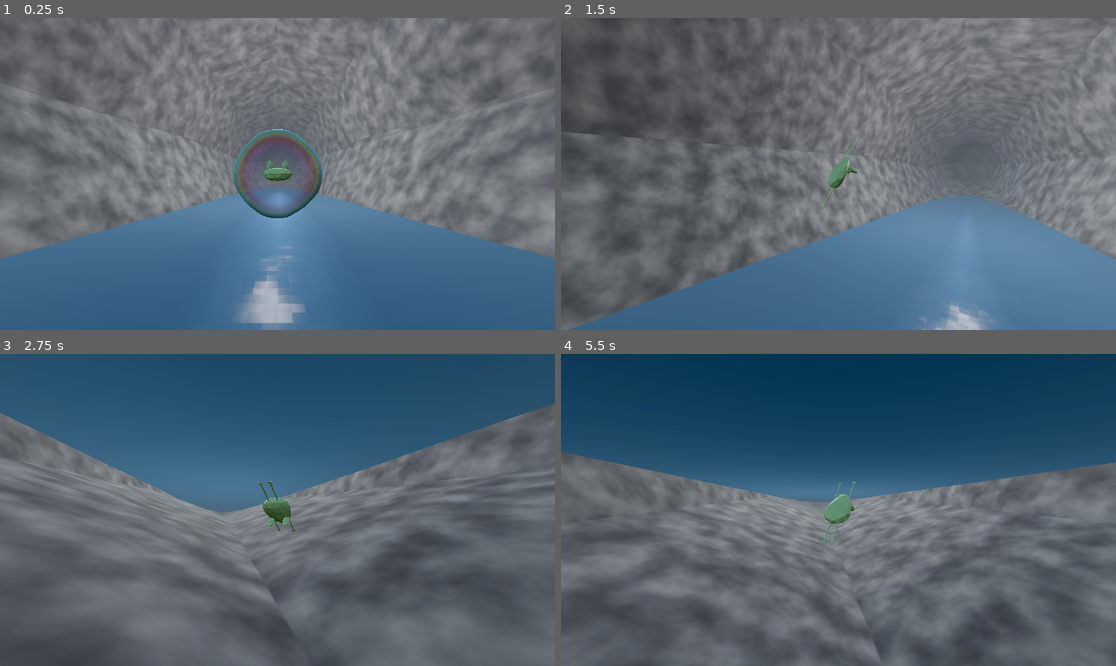
Above: before the commit, frames 1-4 (two rows, left to right).
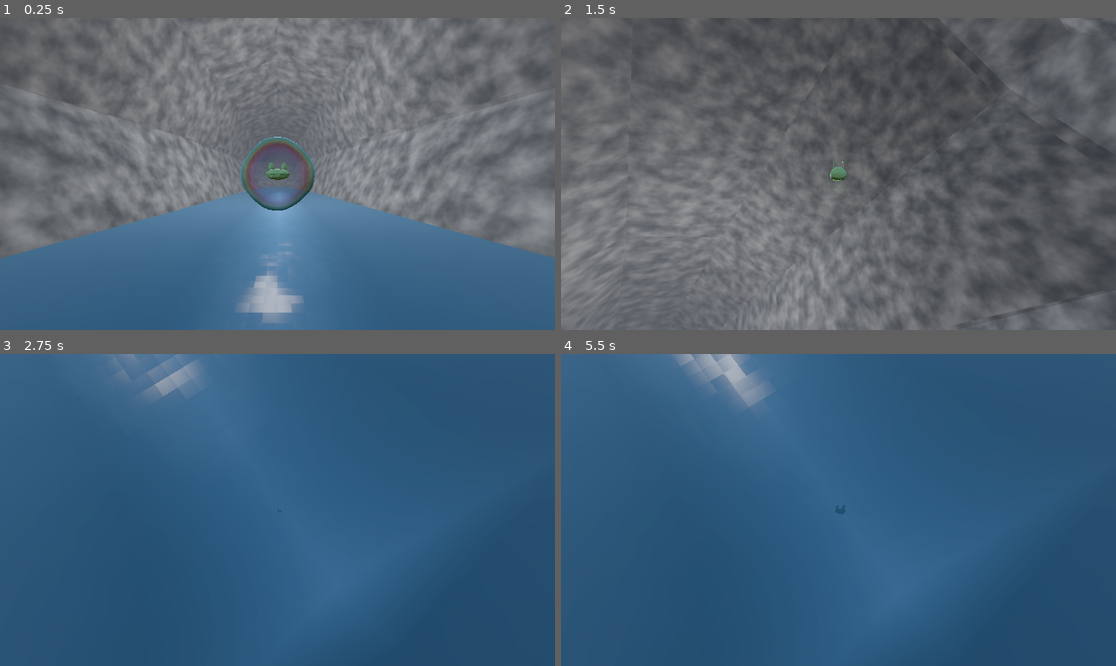
Above: after the commit, the same moments.

Repository: NykolaR/GGJ2025
Game: Godot game, scene res://scenes/debug/debug.tscn
Same seed, same stepped clock (60 frames per second), same inputs: the game is played once before the commit and once after it.
Inputs (mouse positions are in pixels of both pictures, inside the frame that each line leads up to):
- Up to frame 1 (0.25 s): no input
- Up to frame 2 (1.5 s): move the mouse to (866, 174) at 0.52 s; hold W (tap_up) from 0.53 s (still down); tap Space (pop) at 0.6, 1.35 s; move the mouse to (810, 174) at 1.27 s
- Up to frame 3 (2.75 s): keep holding W (tap_up); move the mouse to (288, 503) at 2.02 s; right-click (288, 503) at 2.1 s; tap Space (pop) at 2.3 s
- Up to frame 4 (5.5 s): keep holding W (tap_up); move the mouse to (832, 516) at 2.77 s; click (832, 516) at 2.85 s; tap Space (pop) at 3.05, 3.6, 4.35, 5.3 s; move the mouse to (877, 513) at 3.52 s; move the mouse to (794, 506) at 4.27 s; move the mouse to (844, 510) at 5.02 s; right-click (844, 510) at 5.1 s

The runs differ from the first frame. In frame 1, 2.9% of the frame differs, in the area x 0-100%, y 0-100%; in frame 2, 65%; in frame 3, 74%; in frame 4, 87%.

Commit message:
bubble pop fixed :)

Diff:
--- a/ggj2025/scenes/bubble/bubble.gd
+++ b/ggj2025/scenes/bubble/bubble.gd
@@ -10,7 +10,7 @@
 
 @onready var camera_y: Node3D = $Camera/CameraY as Node3D
 @onready var camera_x: Node3D = $Camera/CameraY/CameraX as Node3D
-@onready var camera: Camera3D = $Camera/CameraY/CameraX/Camera3D as Camera3D
+@onready var camera: Camera3D = $Camera/CameraY/CameraX/SpringArm3D/Camera3D as Camera3D
 @onready var big_ant: Node3D = $Camera/CameraY/CameraX/BigAnt as Node3D
 @onready var ant: Node3D = $Camera/CameraY/CameraX/BigAnt/Ant as Node3D
 @onready var frog_visual: Node3D = $Frog/frog as Node3D
@@ -20,6 +20,7 @@
 
 var shader: ShaderMaterial
 var bubble_control: bool = true
+var vstack: Array[Vector3] = []
 
 var direction: Vector3 = Vector3()
 
@@ -35,7 +36,7 @@
 		Input.mouse_mode = Input.MOUSE_MODE_VISIBLE
 		get_tree().quit()
 
-	if event is InputEventMouseMotion:
+	if bubble_control and event is InputEventMouseMotion:
 		var speed: Vector2 = event.relative * camera_sens_mult
 		camera_y.rotate_y(-speed.x)
 		camera_x.rotate_x(-speed.y)
@@ -54,20 +55,30 @@
 		shader.set_shader_parameter("fuwafuwa_size", remap(clampf(vl, 0, 10), 0, 10, 0.05, 0.1))
 		if Input.is_action_just_pressed("pop"):
 			pop()
+		else:
+			if vstack.size() < 5:
+				vstack.append(linear_velocity)
+			else:
+				vstack.push_front(linear_velocity)
+				vstack.pop_back()
+	else:
+		camera.look_at(frog.global_position)
 
 
 func _integrate_forces(state: PhysicsDirectBodyState3D) -> void:
 	var i: int = 0
 	while i < state.get_contact_count():
 		var normal: Vector3 = state.get_contact_local_normal(i)
-		var dot: float = linear_velocity.normalized().dot(normal) * clampf(linear_velocity.length(), 1, 5)
-		if dot < -0.5:
+		var lv: Vector3 = vstack.back()
+		#print(state.linear_velocity.normalized().dot(normal))
+		var dot: float = lv.normalized().dot(normal) * clampf(lv.length(), 0.1, 2.5)
+		if dot < -0.8:
 			pop()
 			return
 		i += 1
 
 
-func tap_input(delta: float) -> void:
+func tap_input(_delta: float) -> void:
 	if cooldown.is_stopped():
 		var input: Vector3 = Vector3()
 		input.x = Input.get_axis("tap_left", "tap_right")
@@ -81,7 +92,7 @@
 			cooldown.start()
 
 
-func mouse_input(delta: float) -> void:
+func mouse_input(_delta: float) -> void:
 	var mp2d: Vector2 = get_viewport().get_mouse_position() / Vector2(get_viewport().get_size())
 	mp2d -= Vector2(0.5, 0.5)
 	mp2d *= 2.0
@@ -92,6 +103,8 @@
 
 func pop() -> void:
 	$MeshInstance3D.hide()
+	if has_node("Frog/RemoteTransform3D"):
+		$Frog/RemoteTransform3D.queue_free()
 	bubble_control = false
 	frog.process_mode = Node.PROCESS_MODE_PAUSABLE
 	frog.linear_velocity = linear_velocity
--- a/ggj2025/scenes/bubble/bubble.tscn
+++ b/ggj2025/scenes/bubble/bubble.tscn
@@ -23,8 +23,11 @@
 
 [sub_resource type="SphereMesh" id="SphereMesh_v753p"]
 
+[sub_resource type="SphereShape3D" id="SphereShape3D_igr3j"]
+radius = 0.1
+
 [sub_resource type="PhysicsMaterial" id="PhysicsMaterial_nyk43"]
-bounce = 0.3
+bounce = 0.4
 
 [sub_resource type="StandardMaterial3D" id="StandardMaterial3D_1u8xl"]
 albedo_color = Color(0.45, 0.75, 0.5, 1)
@@ -42,6 +45,8 @@
 stream_2/stream = ExtResource("7_f83y5")
 
 [node name="Bubble" type="RigidBody3D"]
+collision_layer = 128
+collision_mask = 2
 gravity_scale = 0.1
 freeze_mode = 1
 contact_monitor = true
@@ -64,14 +69,20 @@
 
 [node name="CameraX" type="Node3D" parent="Camera/CameraY"]
 
-[node name="Camera3D" type="Camera3D" parent="Camera/CameraY/CameraX"]
-transform = Transform3D(1, 0, 0, 0, 1, 0, 0, 0, 1, 0, 0, 1)
-current = true
-
 [node name="BigAnt" type="Node3D" parent="Camera/CameraY/CameraX"]
 
 [node name="Ant" type="Node3D" parent="Camera/CameraY/CameraX/BigAnt"]
 transform = Transform3D(1, 0, 0, 0, 1, 0, 0, 0, 1, 0, 0, 1)
+
+[node name="SpringArm3D" type="SpringArm3D" parent="Camera/CameraY/CameraX"]
+process_mode = 3
+collision_mask = 2
+shape = SubResource("SphereShape3D_igr3j")
+spring_length = 1.2
+
+[node name="Camera3D" type="Camera3D" parent="Camera/CameraY/CameraX/SpringArm3D"]
+transform = Transform3D(1, 0, 0, 0, 1, 0, 0, 0, 1, 0, 0, 0.8)
+current = true
 
 [node name="Timer" type="Timer" parent="."]
 process_callback = 0
Not shown: 1 places in ggj2025/scenes/bubble/bubble.tscn that only renumber resources
